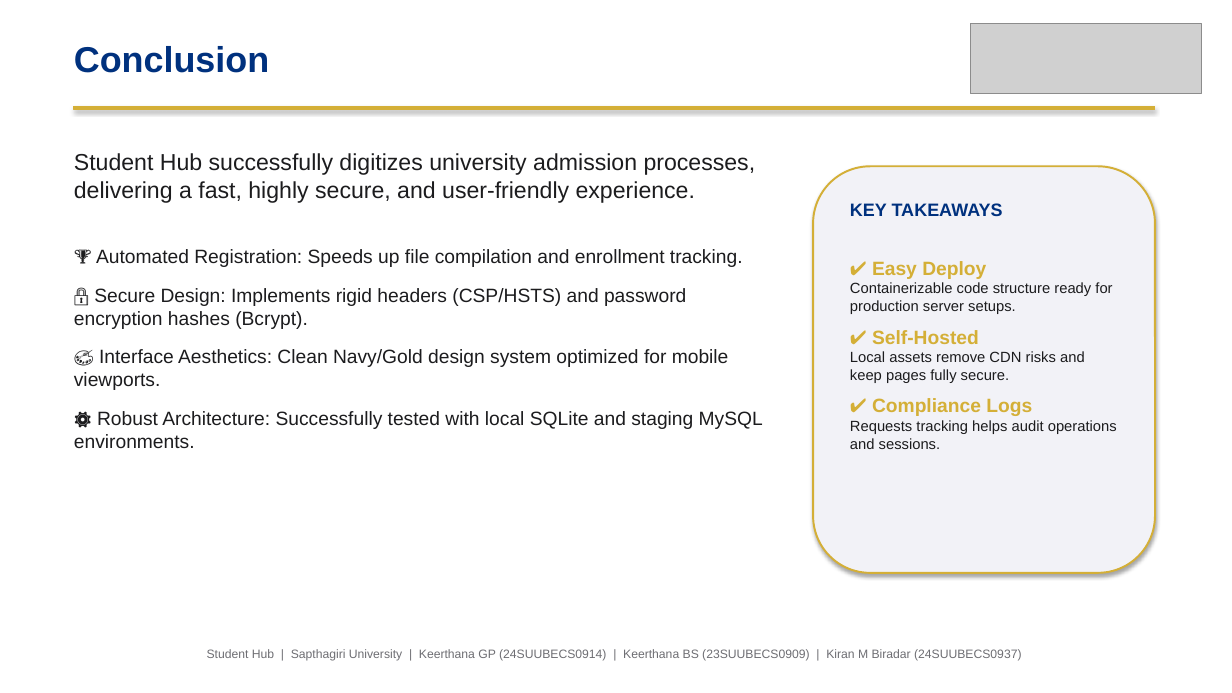
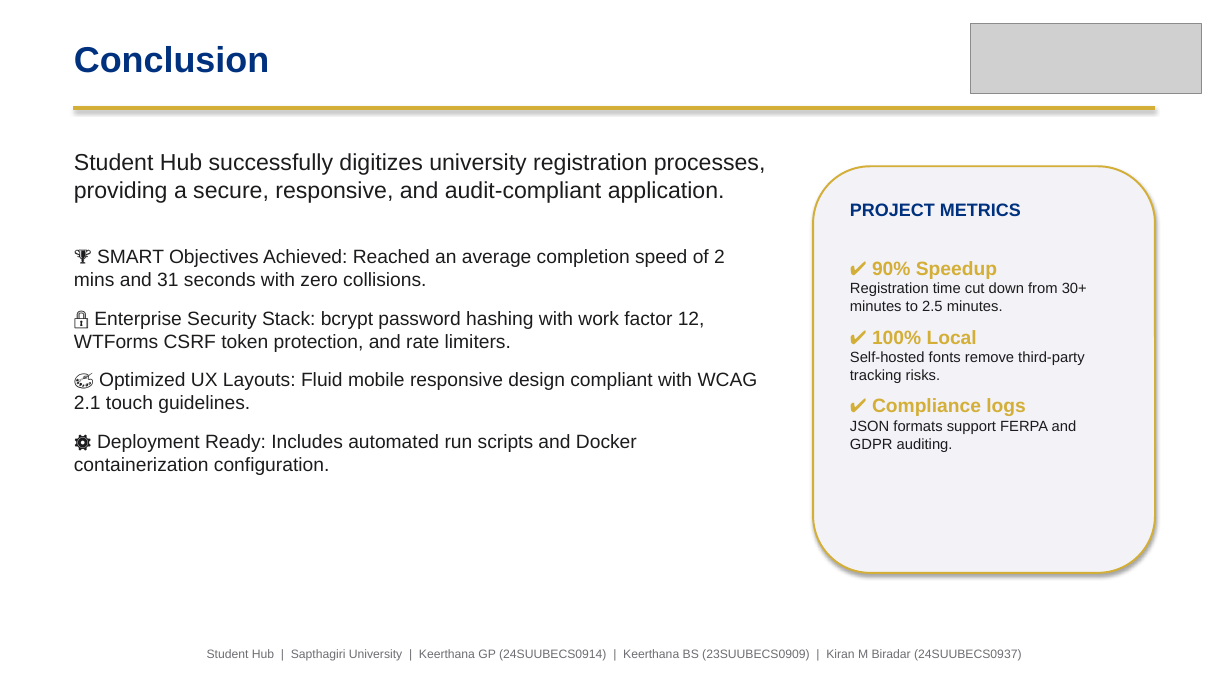
Before and after one commit to kirancodes-dev/Student-Registration, a slide deck: slide 17 of Student_Registration_Presentation.pptx. Drawn at 1232x693 pixels with LibreOffice and Linux fonts; fonts in the diff are those of the drawing; grey boxes stand for pictures. Boxes give left, top, right and bottom in pixels: in the first picture for what was removed or moved away, otherwise in the second. Text is boxed around its words. In the diff, an @@ line names an element or a change of style, - is before the commit and + after.

Commit message:
feat: compile and update 19-slide standard presentation for Student Hub

```diff
--- a/Student_Registration_Presentation.pptx
+++ b/Student_Registration_Presentation.pptx
@@ text at bbox=[74, 153, 766, 475]: text changed @@
-Student Hub successfully digitizes university admission processes, delivering a fast, highly secure, and user-friendly experience.
-🏆 Automated Registration: Speeds up file compilation and enrollment tracking.
-🔒 Secure Design: Implements rigid headers (CSP/HSTS) and password encryption hashes (Bcrypt).
-🎨 Interface Aesthetics: Clean Navy/Gold design system optimized for mobile viewports.
-⚙️ Robust Architecture: Successfully tested with local SQLite and staging MySQL environments.
+Student Hub successfully digitizes university registration processes, providing a secure, responsive, and audit-compliant application.
+🏆 SMART Objectives Achieved: Reached an average completion speed of 2 mins and 31 seconds with zero collisions.
+🔒 Enterprise Security Stack: bcrypt password hashing with work factor 12, WTForms CSRF token protection, and rate limiters.
+🎨 Optimized UX Layouts: Fluid mobile responsive design compliant with WCAG 2.1 touch guidelines.
+⚙️ Deployment Ready: Includes automated run scripts and Docker containerization configuration.
@@ text at bbox=[850, 203, 1087, 452]: text changed @@
-KEY TAKEAWAYS
-✔ Easy Deploy
-Containerizable code structure ready for production server setups.
-✔ Self-Hosted
-Local assets remove CDN risks and keep pages fully secure.
-✔ Compliance Logs
-Requests tracking helps audit operations and sessions.
+PROJECT METRICS
+✔ 90% Speedup
+Registration time cut down from 30+ minutes to 2.5 minutes.
+✔ 100% Local
+Self-hosted fonts remove third-party tracking risks.
+✔ Compliance logs
+JSON formats support FERPA and GDPR auditing.
```
Also in this commit, not shown: 17 other slides changed, 1 other file.
